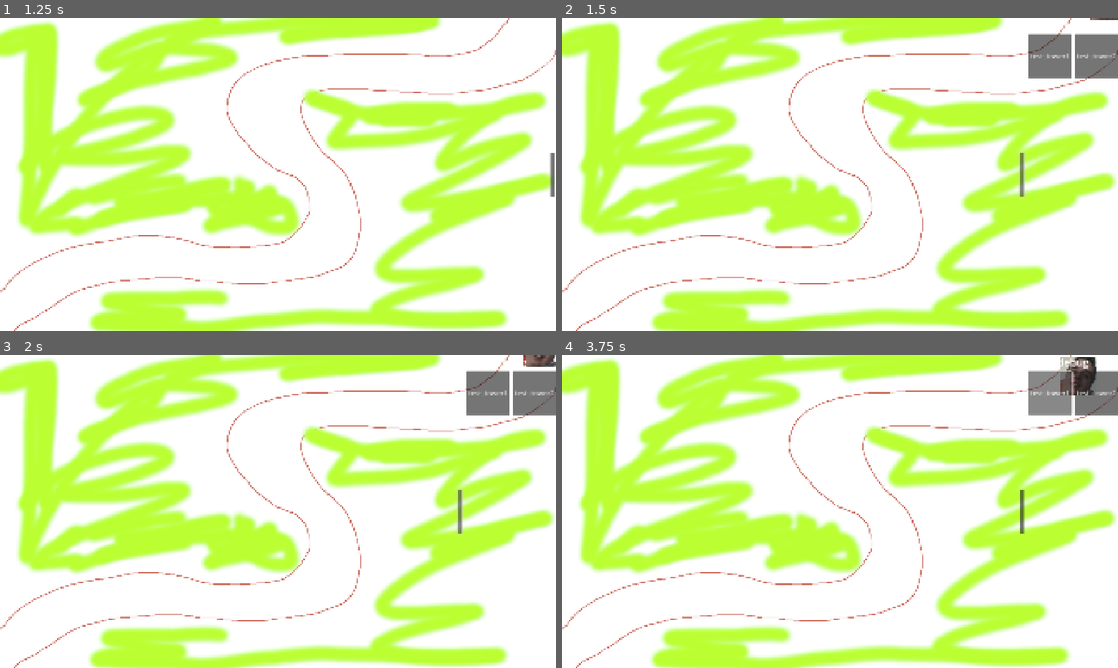
Above: before the commit, frames 1-4 (two rows, left to right).
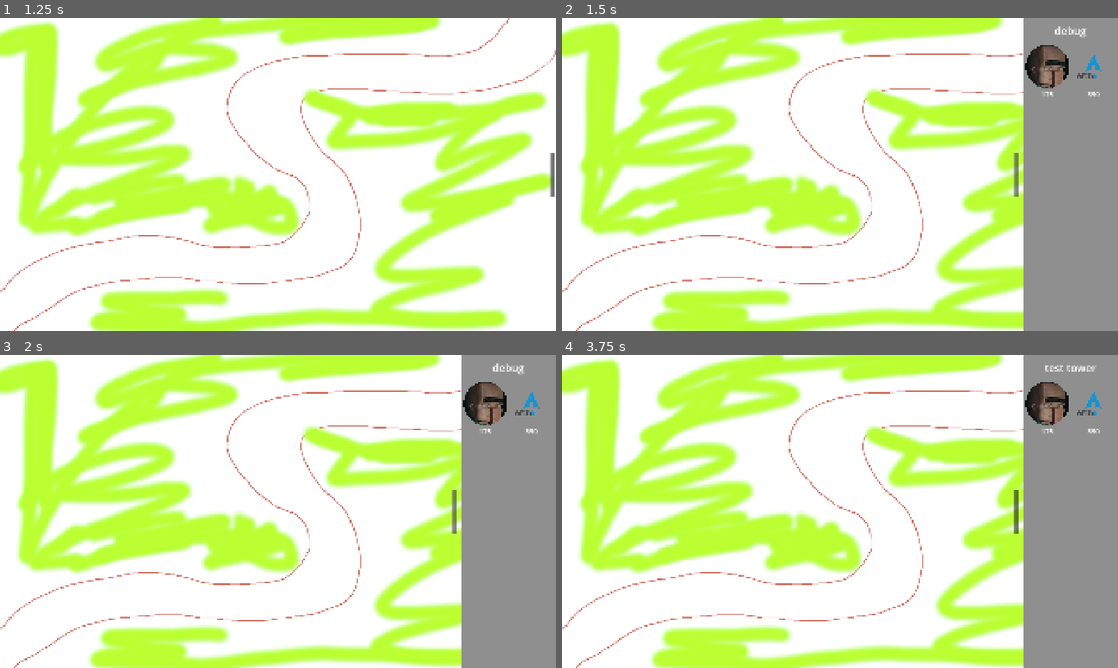
Above: after the commit, the same moments.

Repository: AstroFP/BrainRot-Tower-Defense
Game: Godot game, scene res://scenes/levels/test_level.tscn
Two runs of this game, one before a commit and one after it. Both use one fixed random seed, a clock stepped at 60 frames per second and the inputs below.
Inputs (mouse positions are in pixels of both pictures, inside the frame that each line leads up to; where the layout moved, square brackets give the same spot in the first picture):
- Up to frame 1 (1.25 s): tap Enter at 0.5 s; move the mouse to (400, 158) at 0.52 s; hold Space (play) from 0.53 s (still down); click (400, 158) at 0.67 s
- Up to frame 2 (1.5 s): release Space (play) at 1.25 s; click (1112, 174) at 1.25 s
- Up to frame 3 (2 s): no input
- Up to frame 4 (3.75 s): click (1045, 408) [1051, 392] at 2 s; click (1095, 408) [1095, 392] at 2.75 s; click (1045, 408) [1051, 392] at 3.5 s

Frame 1 is identical in both runs. In frame 2, 17% of the frame differs, in the area x 81-100%, y 0-100%; in frame 3, 17%; in frame 4, 17%.

Commit message:
feat: Add tower price display on UI and refactor Buy Menu structure

Diff:
--- a/resources/test_tower.tres
+++ b/resources/test_tower.tres
@@ -7,7 +7,7 @@
 script = ExtResource("1_x3s63")
 name = "test tower"
 texture = ExtResource("2_m5euk")
-price = 0
+price = 175
 damage = 1
 pierce = 1
 attack_radius = 350.0
--- a/resources/test_tower2.tres
+++ b/resources/test_tower2.tres
@@ -7,7 +7,7 @@
 script = ExtResource("1_3geqb")
 name = "test tower 2"
 texture = ExtResource("2_vame7")
-price = 0
+price = 350
 damage = 1
 pierce = 1
 attack_radius = 500.0
--- a/scenes/ui/ui.tscn
+++ b/scenes/ui/ui.tscn
@@ -1,6 +1,34 @@
-[gd_scene load_steps=2 format=3 uid="uid://dx21gmg74ok58"]
+[gd_scene load_steps=17 format=3 uid="uid://dx21gmg74ok58"]
 
 [ext_resource type="Script" uid="uid://dp3vwacdwcwb4" path="res://scripts/buy_menu_manager.gd" id="1_u7n8c"]
+[ext_resource type="Texture2D" uid="uid://c0pl5vdswgvae" path="res://assets/sprites/villager_icon.png" id="2_f5cxw"]
+[ext_resource type="Texture2D" uid="uid://bj5xhmcswkn2" path="res://assets/sprites/arch-linux_icon.png" id="3_aac20"]
+
+[sub_resource type="StyleBoxEmpty" id="StyleBoxEmpty_f5cxw"]
+
+[sub_resource type="StyleBoxEmpty" id="StyleBoxEmpty_g5kmx"]
+
+[sub_resource type="StyleBoxEmpty" id="StyleBoxEmpty_0dwhk"]
+
+[sub_resource type="StyleBoxEmpty" id="StyleBoxEmpty_pfayw"]
+
+[sub_resource type="StyleBoxEmpty" id="StyleBoxEmpty_7vp6q"]
+
+[sub_resource type="StyleBoxEmpty" id="StyleBoxEmpty_jcn1r"]
+
+[sub_resource type="StyleBoxEmpty" id="StyleBoxEmpty_aac20"]
+
+[sub_resource type="StyleBoxEmpty" id="StyleBoxEmpty_uegxj"]
+
+[sub_resource type="StyleBoxEmpty" id="StyleBoxEmpty_y220t"]
+
+[sub_resource type="StyleBoxEmpty" id="StyleBoxEmpty_4kltc"]
+
+[sub_resource type="StyleBoxEmpty" id="StyleBoxEmpty_hl07w"]
+
+[sub_resource type="StyleBoxEmpty" id="StyleBoxEmpty_swkix"]
+
+[sub_resource type="StyleBoxEmpty" id="StyleBoxEmpty_hc5d0"]
 
 [node name="UICanvas" type="CanvasLayer"]
 
@@ -60,45 +88,110 @@
 size_flags_vertical = 4
 
 [node name="TowerBuyMenu" type="MarginContainer" parent="UIContainer/UI/TowerBuyMenuWrapper"]
+z_index = 1
 layout_mode = 2
 
-[node name="TowerBuyMenuItems" type="VBoxContainer" parent="UIContainer/UI/TowerBuyMenuWrapper/TowerBuyMenu"]
+[node name="TowerBuyMenuBg" type="ColorRect" parent="UIContainer/UI/TowerBuyMenuWrapper/TowerBuyMenu"]
+z_index = -1
 layout_mode = 2
+color = Color(0.560955, 0.560955, 0.560955, 1)
 
-[node name="TowerNameLabel" type="Label" parent="UIContainer/UI/TowerBuyMenuWrapper/TowerBuyMenu/TowerBuyMenuItems"]
+[node name="TowerBuyMenyItemsWrapper" type="MarginContainer" parent="UIContainer/UI/TowerBuyMenuWrapper/TowerBuyMenu"]
+layout_mode = 2
+theme_override_constants/margin_left = 10
+theme_override_constants/margin_top = 20
+theme_override_constants/margin_right = 10
+theme_override_constants/margin_bottom = 20
+
+[node name="TowerBuyMenuItems" type="VBoxContainer" parent="UIContainer/UI/TowerBuyMenuWrapper/TowerBuyMenu/TowerBuyMenyItemsWrapper"]
+layout_mode = 2
+theme_override_constants/separation = 20
+
+[node name="TowerNameLabel" type="Label" parent="UIContainer/UI/TowerBuyMenuWrapper/TowerBuyMenu/TowerBuyMenyItemsWrapper/TowerBuyMenuItems"]
 custom_minimum_size = Vector2(0, 50)
 layout_mode = 2
 theme_override_font_sizes/font_size = 36
 text = "debug"
 horizontal_alignment = 1
 
-[node name="BuyMenuTowerList" type="VBoxContainer" parent="UIContainer/UI/TowerBuyMenuWrapper/TowerBuyMenu/TowerBuyMenuItems"]
+[node name="BuyMenuTowerList" type="VBoxContainer" parent="UIContainer/UI/TowerBuyMenuWrapper/TowerBuyMenu/TowerBuyMenyItemsWrapper/TowerBuyMenuItems"]
 layout_mode = 2
 size_flags_horizontal = 8
 theme_override_constants/separation = 10
 
-[node name="BuyMenuTowerListRow1" type="HBoxContainer" parent="UIContainer/UI/TowerBuyMenuWrapper/TowerBuyMenu/TowerBuyMenuItems/BuyMenuTowerList"]
+[node name="BuyMenuTowerListRow1" type="HBoxContainer" parent="UIContainer/UI/TowerBuyMenuWrapper/TowerBuyMenu/TowerBuyMenyItemsWrapper/TowerBuyMenuItems/BuyMenuTowerList"]
 layout_mode = 2
 theme_override_constants/separation = 10
 
-[node name="BuyTowerBtn1" type="Button" parent="UIContainer/UI/TowerBuyMenuWrapper/TowerBuyMenu/TowerBuyMenuItems/BuyMenuTowerList/BuyMenuTowerListRow1"]
+[node name="TowerBuyBanner" type="PanelContainer" parent="UIContainer/UI/TowerBuyMenuWrapper/TowerBuyMenu/TowerBuyMenyItemsWrapper/TowerBuyMenuItems/BuyMenuTowerList/BuyMenuTowerListRow1"]
+custom_minimum_size = Vector2(150, 0)
+layout_mode = 2
+theme_override_styles/panel = SubResource("StyleBoxEmpty_f5cxw")
+
+[node name="TowerBuyBannerItems" type="VBoxContainer" parent="UIContainer/UI/TowerBuyMenuWrapper/TowerBuyMenu/TowerBuyMenyItemsWrapper/TowerBuyMenuItems/BuyMenuTowerList/BuyMenuTowerListRow1/TowerBuyBanner"]
+layout_mode = 2
+
+[node name="TowerIcon" type="TextureRect" parent="UIContainer/UI/TowerBuyMenuWrapper/TowerBuyMenu/TowerBuyMenyItemsWrapper/TowerBuyMenuItems/BuyMenuTowerList/BuyMenuTowerListRow1/TowerBuyBanner/TowerBuyBannerItems"]
 z_index = -1
+custom_minimum_size = Vector2(150, 150)
+layout_mode = 2
+texture = ExtResource("2_f5cxw")
+expand_mode = 1
+
+[node name="TowerPriceLabel" type="Label" parent="UIContainer/UI/TowerBuyMenuWrapper/TowerBuyMenu/TowerBuyMenyItemsWrapper/TowerBuyMenuItems/BuyMenuTowerList/BuyMenuTowerListRow1/TowerBuyBanner/TowerBuyBannerItems"]
+layout_mode = 2
+theme_override_font_sizes/font_size = 24
+text = "debug"
+horizontal_alignment = 1
+
+[node name="BuyTowerBtn1" type="Button" parent="UIContainer/UI/TowerBuyMenuWrapper/TowerBuyMenu/TowerBuyMenyItemsWrapper/TowerBuyMenuItems/BuyMenuTowerList/BuyMenuTowerListRow1/TowerBuyBanner"]
+layout_mode = 2
+mouse_filter = 1
+theme_override_font_sizes/font_size = 24
+theme_override_styles/focus = SubResource("StyleBoxEmpty_g5kmx")
+theme_override_styles/disabled = SubResource("StyleBoxEmpty_0dwhk")
+theme_override_styles/hover_pressed = SubResource("StyleBoxEmpty_pfayw")
+theme_override_styles/hover = SubResource("StyleBoxEmpty_7vp6q")
+theme_override_styles/pressed = SubResource("StyleBoxEmpty_jcn1r")
+theme_override_styles/normal = SubResource("StyleBoxEmpty_aac20")
+icon_alignment = 1
+
+[node name="TowerBuyBanner2" type="PanelContainer" parent="UIContainer/UI/TowerBuyMenuWrapper/TowerBuyMenu/TowerBuyMenyItemsWrapper/TowerBuyMenuItems/BuyMenuTowerList/BuyMenuTowerListRow1"]
+custom_minimum_size = Vector2(150, 0)
+layout_mode = 2
+theme_override_styles/panel = SubResource("StyleBoxEmpty_f5cxw")
+
+[node name="TowerBuyBannerItems" type="VBoxContainer" parent="UIContainer/UI/TowerBuyMenuWrapper/TowerBuyMenu/TowerBuyMenyItemsWrapper/TowerBuyMenuItems/BuyMenuTowerList/BuyMenuTowerListRow1/TowerBuyBanner2"]
+layout_mode = 2
+
+[node name="TowerIcon" type="TextureRect" parent="UIContainer/UI/TowerBuyMenuWrapper/TowerBuyMenu/TowerBuyMenyItemsWrapper/TowerBuyMenuItems/BuyMenuTowerList/BuyMenuTowerListRow1/TowerBuyBanner2/TowerBuyBannerItems"]
+z_index = -1
+custom_minimum_size = Vector2(150, 150)
+layout_mode = 2
+texture = ExtResource("3_aac20")
+expand_mode = 1
+
+[node name="TowerPriceLabel" type="Label" parent="UIContainer/UI/TowerBuyMenuWrapper/TowerBuyMenu/TowerBuyMenyItemsWrapper/TowerBuyMenuItems/BuyMenuTowerList/BuyMenuTowerListRow1/TowerBuyBanner2/TowerBuyBannerItems"]
+layout_mode = 2
+theme_override_font_sizes/font_size = 24
+text = "debug"
+horizontal_alignment = 1
+
+[node name="BuyTowerBtn2" type="Button" parent="UIContainer/UI/TowerBuyMenuWrapper/TowerBuyMenu/TowerBuyMenyItemsWrapper/TowerBuyMenuItems/BuyMenuTowerList/BuyMenuTowerListRow1/TowerBuyBanner2"]
+z_index = 1
 custom_minimum_size = Vector2(150, 150)
 layout_mode = 2
 mouse_filter = 1
 theme_override_font_sizes/font_size = 24
-text = "test_tower1"
-
-[node name="BuyTowerBtn2" type="Button" parent="UIContainer/UI/TowerBuyMenuWrapper/TowerBuyMenu/TowerBuyMenuItems/BuyMenuTowerList/BuyMenuTowerListRow1"]
-z_index = -1
-custom_minimum_size = Vector2(150, 150)
-layout_mode = 2
-mouse_filter = 1
-theme_override_font_sizes/font_size = 24
-text = "test_tower2"
+theme_override_styles/focus = SubResource("StyleBoxEmpty_uegxj")
+theme_override_styles/disabled = SubResource("StyleBoxEmpty_y220t")
+theme_override_styles/hover_pressed = SubResource("StyleBoxEmpty_4kltc")
+theme_override_styles/hover = SubResource("StyleBoxEmpty_hl07w")
+theme_override_styles/pressed = SubResource("StyleBoxEmpty_swkix")
+theme_override_styles/normal = SubResource("StyleBoxEmpty_hc5d0")
 
 [connection signal="pressed" from="UIContainer/UI/TowerBuyMenuWrapper/ToggleTowerBuyMenuBtn" to="UIContainer/UI/TowerBuyMenuWrapper" method="_on_toggle_tower_buy_menu_btn_pressed"]
-[connection signal="button_down" from="UIContainer/UI/TowerBuyMenuWrapper/TowerBuyMenu/TowerBuyMenuItems/BuyMenuTowerList/BuyMenuTowerListRow1/BuyTowerBtn1" to="UIContainer/UI/TowerBuyMenuWrapper" method="_on_buy_tower_btn_1_button_down"]
-[connection signal="pressed" from="UIContainer/UI/TowerBuyMenuWrapper/TowerBuyMenu/TowerBuyMenuItems/BuyMenuTowerList/BuyMenuTowerListRow1/BuyTowerBtn1" to="UIContainer/UI/TowerBuyMenuWrapper" method="_on_buy_tower_btn_1_pressed"]
-[connection signal="button_down" from="UIContainer/UI/TowerBuyMenuWrapper/TowerBuyMenu/TowerBuyMenuItems/BuyMenuTowerList/BuyMenuTowerListRow1/BuyTowerBtn2" to="UIContainer/UI/TowerBuyMenuWrapper" method="_on_buy_tower_btn_2_button_down"]
-[connection signal="pressed" from="UIContainer/UI/TowerBuyMenuWrapper/TowerBuyMenu/TowerBuyMenuItems/BuyMenuTowerList/BuyMenuTowerListRow1/BuyTowerBtn2" to="UIContainer/UI/TowerBuyMenuWrapper" method="_on_buy_tower_btn_2_pressed"]
+[connection signal="button_down" from="UIContainer/UI/TowerBuyMenuWrapper/TowerBuyMenu/TowerBuyMenyItemsWrapper/TowerBuyMenuItems/BuyMenuTowerList/BuyMenuTowerListRow1/TowerBuyBanner/BuyTowerBtn1" to="UIContainer/UI/TowerBuyMenuWrapper" method="_on_buy_tower_btn_1_button_down"]
+[connection signal="pressed" from="UIContainer/UI/TowerBuyMenuWrapper/TowerBuyMenu/TowerBuyMenyItemsWrapper/TowerBuyMenuItems/BuyMenuTowerList/BuyMenuTowerListRow1/TowerBuyBanner/BuyTowerBtn1" to="UIContainer/UI/TowerBuyMenuWrapper" method="_on_buy_tower_btn_1_pressed"]
+[connection signal="button_down" from="UIContainer/UI/TowerBuyMenuWrapper/TowerBuyMenu/TowerBuyMenyItemsWrapper/TowerBuyMenuItems/BuyMenuTowerList/BuyMenuTowerListRow1/TowerBuyBanner2/BuyTowerBtn2" to="UIContainer/UI/TowerBuyMenuWrapper" method="_on_buy_tower_btn_2_button_down"]
+[connection signal="pressed" from="UIContainer/UI/TowerBuyMenuWrapper/TowerBuyMenu/TowerBuyMenyItemsWrapper/TowerBuyMenuItems/BuyMenuTowerList/BuyMenuTowerListRow1/TowerBuyBanner2/BuyTowerBtn2" to="UIContainer/UI/TowerBuyMenuWrapper" method="_on_buy_tower_btn_2_pressed"]
--- a/scripts/buy_menu_manager.gd
+++ b/scripts/buy_menu_manager.gd
@@ -2,23 +2,31 @@
 extends Control
 
 # towers
-var test_tower_1 = preload("res://resources/test_tower.tres")
-var test_tower_2 = preload("res://resources/test_tower2.tres")
+var towers:= [
+	preload("res://resources/test_tower.tres"),
+	preload("res://resources/test_tower2.tres")
+]
 
 signal selected_tower(tower: TowerStats)
 
 # tower buy buttons
-@onready var buy_tower_btn_1 = $TowerBuyMenu/TowerBuyMenuItems/BuyMenuTowerList/BuyMenuTowerListRow1/BuyTowerBtn1
-@onready var buy_tower_btn_2 = $TowerBuyMenu/TowerBuyMenuItems/BuyMenuTowerList/BuyMenuTowerListRow1/BuyTowerBtn2
+@onready var buy_tower_btn_1 = $TowerBuyMenu/TowerBuyMenyItemsWrapper/TowerBuyMenuItems/BuyMenuTowerList/BuyMenuTowerListRow1/TowerBuyBanner/BuyTowerBtn1
+@onready var buy_tower_btn_2 = $TowerBuyMenu/TowerBuyMenyItemsWrapper/TowerBuyMenuItems/BuyMenuTowerList/BuyMenuTowerListRow1/TowerBuyBanner2/BuyTowerBtn2
+
 
 # menu toggle button
 @onready var toggle_tower_buy_menu_btn = $ToggleTowerBuyMenuBtn
 
 @onready var tower_buy_menu = $TowerBuyMenu
 @onready var playable_area = $"../PlayableArea"
+@onready var tower_name_label = $TowerBuyMenu/TowerBuyMenyItemsWrapper/TowerBuyMenuItems/TowerNameLabel
+@onready var buy_menu_tower_list = $TowerBuyMenu/TowerBuyMenyItemsWrapper/TowerBuyMenuItems/BuyMenuTowerList
+
 
 func _ready():
 	tower_buy_menu.visible = false
+	set_tower_prices()
+
 
 func _process(_delta):
 	pass
@@ -32,19 +40,23 @@
 
 
 func _on_buy_tower_btn_1_button_down():
-	emit_signal("selected_tower",test_tower_1)
+	emit_signal("selected_tower",towers[0])
+	update_tower_name_label_text(towers[0])
 
 
 func _on_buy_tower_btn_1_pressed():
-	emit_signal("selected_tower",test_tower_1)
+	emit_signal("selected_tower",towers[0])
+	update_tower_name_label_text(towers[0])
 
 
 func _on_buy_tower_btn_2_button_down():
-	emit_signal("selected_tower",test_tower_2)
+	emit_signal("selected_tower",towers[1])
+	update_tower_name_label_text(towers[1])
 
 
 func _on_buy_tower_btn_2_pressed():
-	emit_signal("selected_tower",test_tower_2)
+	emit_signal("selected_tower",towers[1])
+	update_tower_name_label_text(towers[1])
 
 
 func _on_toggle_tower_buy_menu_btn_pressed():
@@ -52,3 +64,13 @@
 		tower_buy_menu.visible = false
 	else:
 		tower_buy_menu.visible= true
+
+
+func update_tower_name_label_text(tower_stats:TowerStats):
+	tower_name_label.text = tower_stats.name
+
+
+func set_tower_prices():
+	var price_labels = buy_menu_tower_list.find_children("TowerPriceLabel", "Label")
+	for i in range(len(price_labels)):
+		price_labels[i].text = str(towers[i].price)
Binary file added: assets/sprites/arch-linux_icon.png
Not shown, added: assets/sprites/arch-linux_icon.png.import
Binary file added: assets/sprites/villager_icon.png
Not shown, added: assets/sprites/villager_icon.png.import
